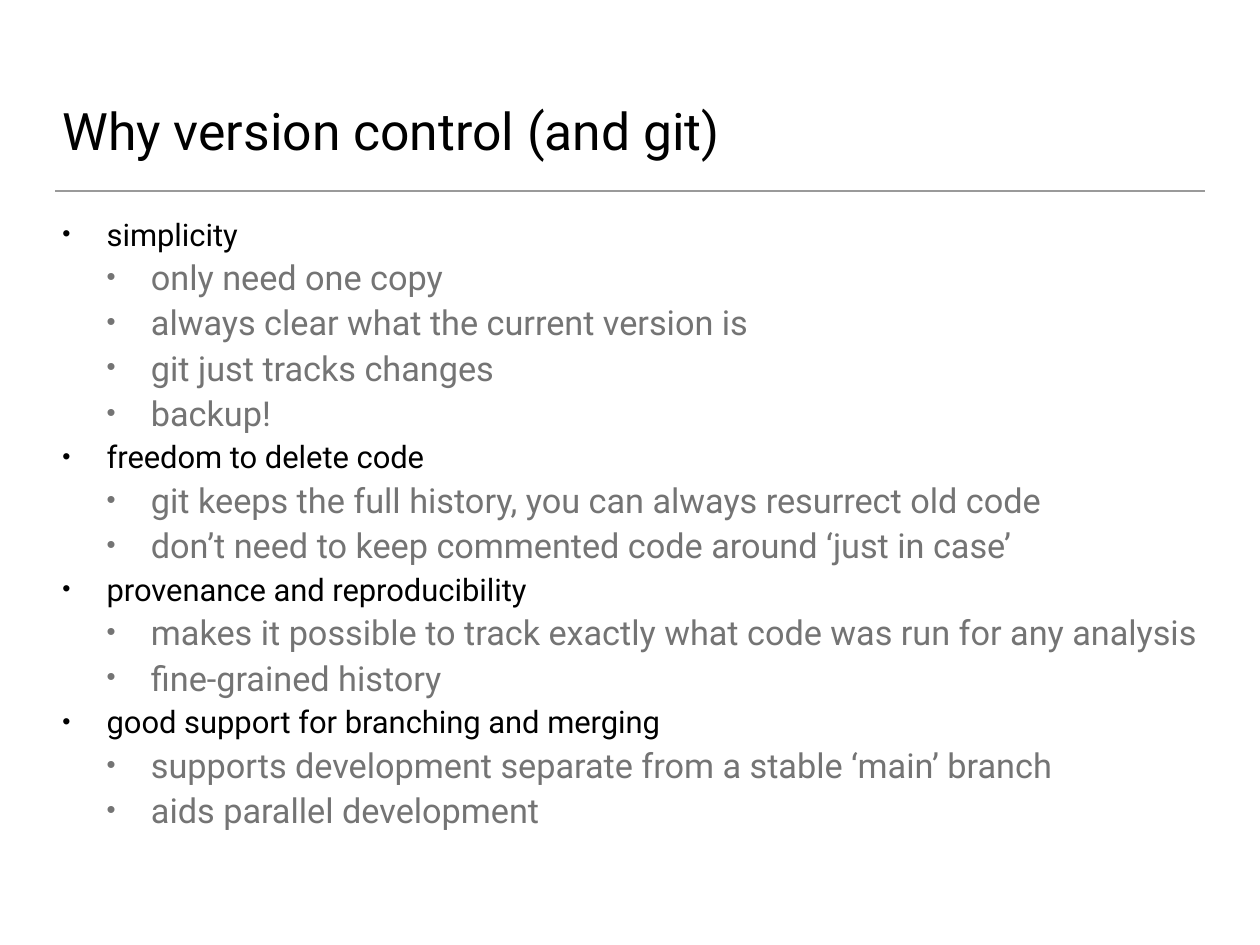
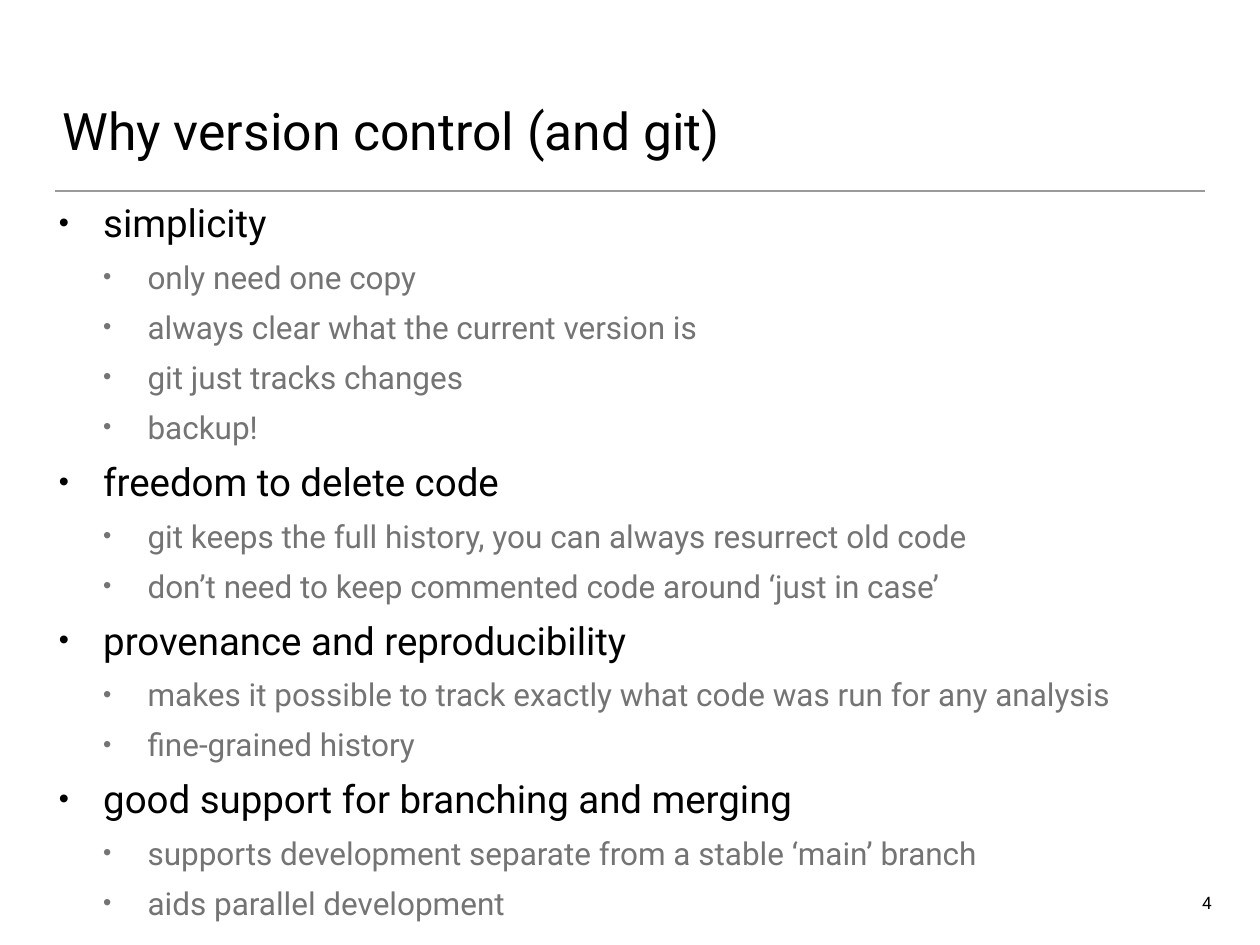
Before and after one commit to UWSEDS/lecture-materials, a slide deck: slide 4 of 04_jupyter_and_python_intro/04_git_intro.pptx (slide 5 before the commit). Drawn at 1260x945 pixels with LibreOffice and Linux fonts; fonts in the diff are those of the drawing. Boxes give left, top, right and bottom in pixels: in the first picture for what was removed or moved away, otherwise in the second. Text is boxed around its words. In the diff, an @@ line names an element or a change of style, - is before the commit and + after.

```diff
--- a/04_jupyter_and_python_intro/04_git_intro.pptx
+++ b/04_jupyter_and_python_intro/04_git_intro.pptx
@@ text "simplicity": place and size @@
-text "simplicity" at bbox=[107, 222, 1196, 830]
+text "simplicity" at bbox=[103, 208, 1109, 872]
@@ text "simplicity" at bbox=[103, 208, 1109, 872]: size 17.7 to 22 pt in "simplicity", "freedom to delete code", "provenance and reproducibility", "good support for branching and merging"; size 19.6 to 18 pt in "only need one copy", "always clear what the current version is", "git just tracks changes", "backup!" and 6 more places; line spacing 0.8 to 1 @@
@@ page number added at bbox=[1202, 896, 1212, 909], 9.8 pt, text #000000 @@
+4
```
Also in this commit, not shown: 21 other slides changed, 1 slide removed.
